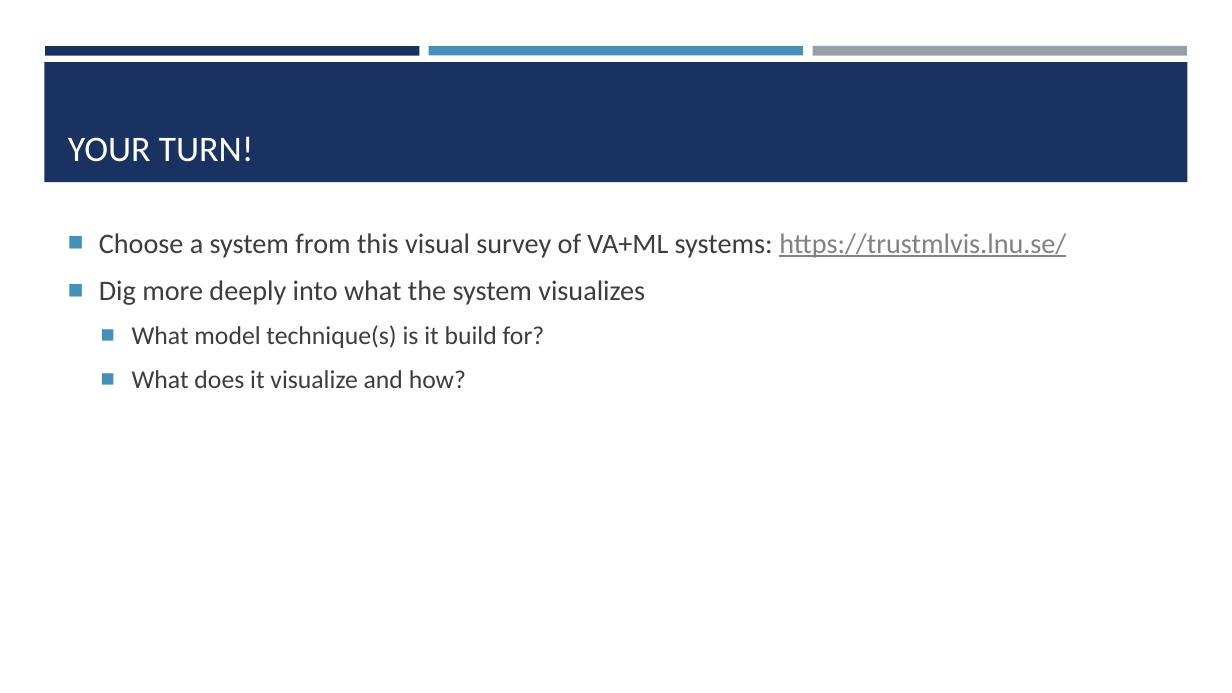
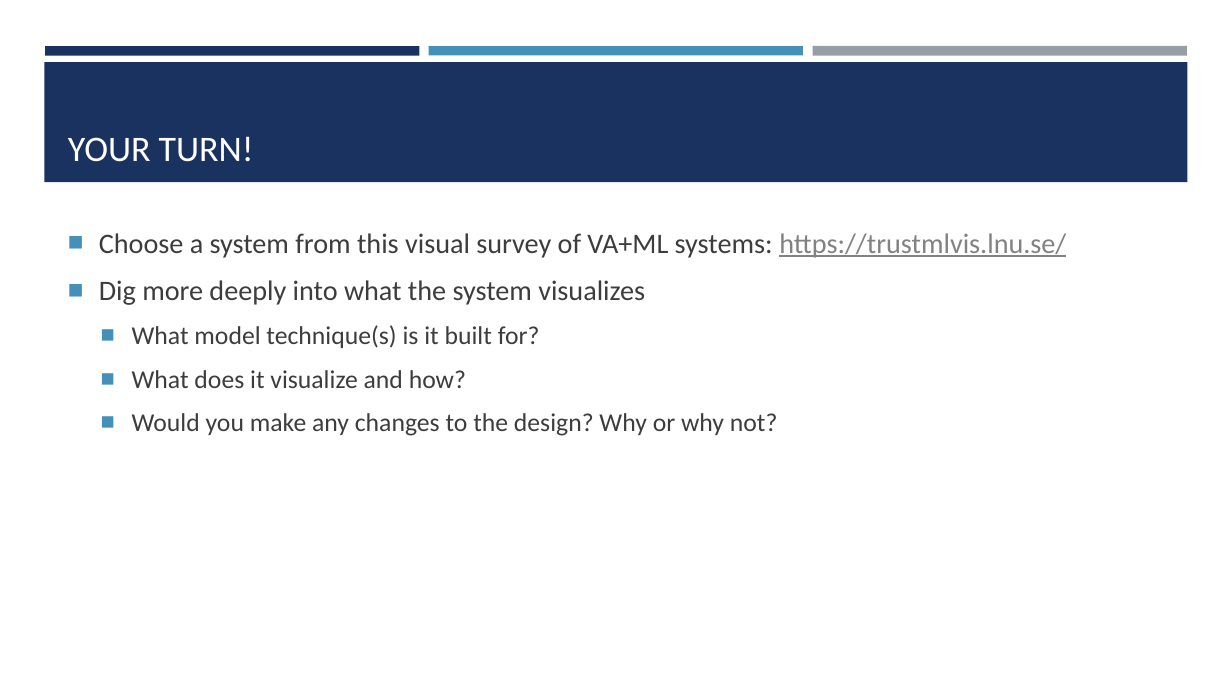
Before and after one commit to amosca01/SDS-CSC235, a slide deck: slide 24 of slides/15-modeling.pptx. Drawn at 1232x693 pixels with LibreOffice and Linux fonts; fonts in the diff are those of the drawing. Boxes give left, top, right and bottom in pixels: in the first picture for what was removed or moved away, otherwise in the second. Text is boxed around its words. In the diff, an @@ line names an element or a change of style, - is before the commit and + after.

```diff
--- a/slides/15-modeling.pptx
+++ b/slides/15-modeling.pptx
@@ text at (x1=132, y1=325, x2=540, y2=348): text changed @@
-  ■ What model technique(s) is it build for?
+  ■ What model technique(s) is it built for?
@@ text at (x1=132, y1=413, x2=778, y2=436): paragraph added @@
+  ■ Would you make any changes to the design? Why or why not?
```
Also in this commit, not shown: 2 other slides changed, 2 other files.
